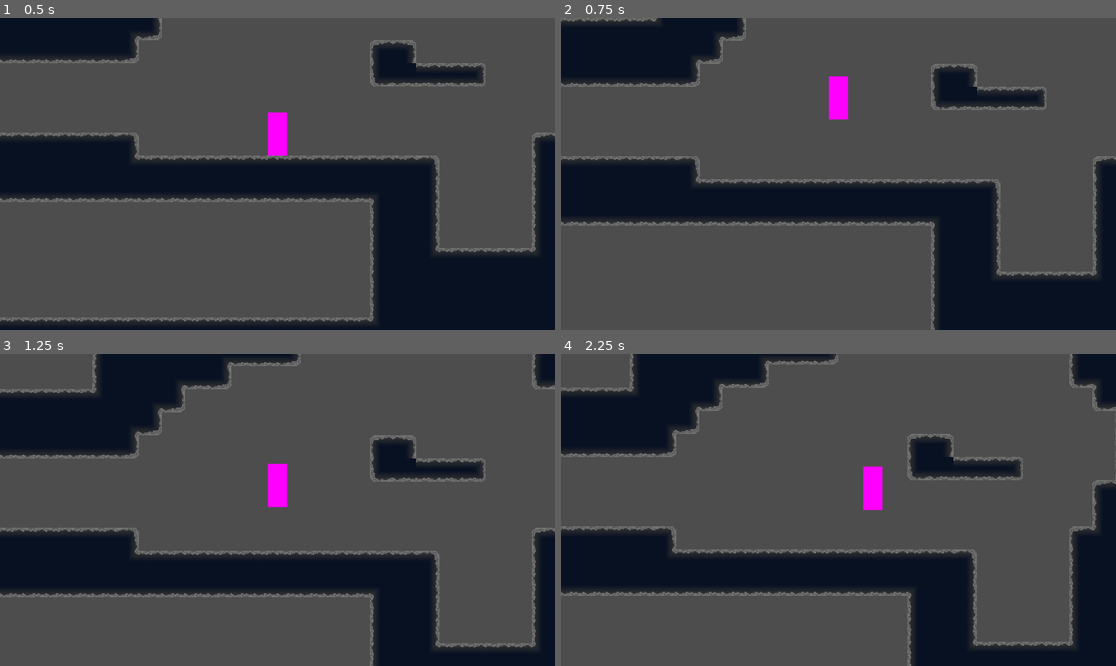
Above: before the commit, frames 1-4 (two rows, left to right).
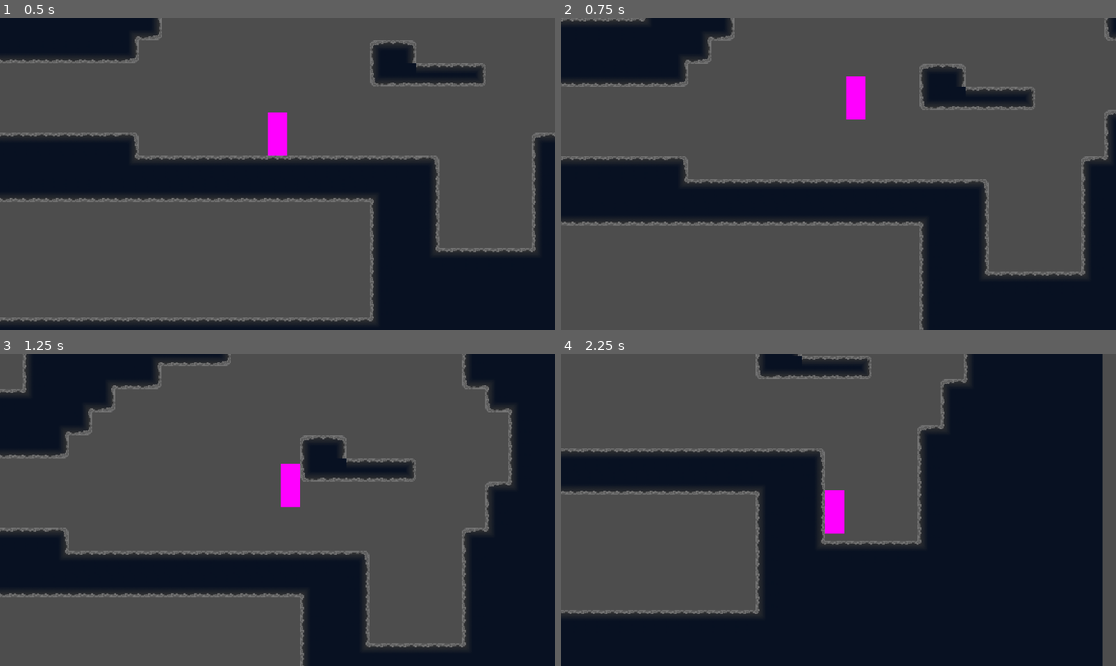
Above: after the commit, the same moments.

Repository: thebrightspark/PirateJam16-Game
Game: Godot game, scene res://Levels/main_test.tscn
Two runs of this game, one before a commit and one after it. Both use one fixed random seed, a clock stepped at 60 frames per second and the inputs below.
Inputs:
- Up to frame 1 (0.5 s): no input
- Up to frame 2 (0.75 s): hold D (Right) from 0.53 s (still down); hold Space (Jump) from 0.53 s (still down)
- Up to frame 3 (1.25 s): keep holding D (Right); keep holding Space (Jump)
- Up to frame 4 (2.25 s): release Space (Jump) at 1.28 s; tap Space (Jump) at 1.35, 1.52, 1.82 s; release D (Right) at 2.03 s; hold A (Left) from 2.03 s (still down); hold Space (Jump) from 2.03 s (still down)

Frame 1 is identical in both runs. In frame 2, 6.5% of the frame differs, in the area x 0-100%, y 0-100%; in frame 3, 29%; in frame 4, 64%.

Commit message:
Improved tilemap collisions

Diff:
--- a/Assets/TileMap/LevelTileSet_01.tres
+++ b/Assets/TileMap/LevelTileSet_01.tres
@@ -6,19 +6,12 @@
 texture = ExtResource("1_f42le")
 texture_region_size = Vector2i(24, 24)
 0:0/0 = 0
-0:0/0/physics_layer_0/polygon_0/points = PackedVector2Array(-12, -12, 12, -12, 12, 12, -12, 12)
 1:0/0 = 0
-1:0/0/physics_layer_0/polygon_0/points = PackedVector2Array(-12, -12, 12, -12, 12, 12, -12, 12)
 2:0/0 = 0
-2:0/0/physics_layer_0/polygon_0/points = PackedVector2Array(-12, -12, 12, -12, 12, 12, -12, 12)
 3:0/0 = 0
-3:0/0/physics_layer_0/polygon_0/points = PackedVector2Array(-12, -12, 12, -12, 12, 12, -12, 12)
 0:1/0 = 0
-0:1/0/physics_layer_0/polygon_0/points = PackedVector2Array(-12, -12, 12, -12, 12, 12, -12, 12)
 1:1/0 = 0
-1:1/0/physics_layer_0/polygon_0/points = PackedVector2Array(-12, -12, 12, -12, 12, 12, -12, 12)
 
 [resource]
 tile_size = Vector2i(24, 24)
-physics_layer_0/collision_layer = 1
 sources/1 = SubResource("TileSetAtlasSource_cpkel")
--- a/Levels/main_test.tscn
+++ b/Levels/main_test.tscn
@@ -1,7 +1,113 @@
-[gd_scene load_steps=5 format=4 uid="uid://duc4g66hghsk4"]
-
+[gd_scene load_steps=41 format=4 uid="uid://duc4g66hghsk4"]
+
+[ext_resource type="Script" path="res://TilemapCollisionBaker.gd" id="1_05fr6"]
 [ext_resource type="TileSet" uid="uid://un2ciuhxt1p4" path="res://Assets/TileMap/LevelTileSet_01.tres" id="1_ra72m"]
 [ext_resource type="Script" path="res://Levels/player_controller.gd" id="2_4evqx"]
+
+[sub_resource type="RectangleShape2D" id="RectangleShape2D_cwekr"]
+size = Vector2(120, 192)
+
+[sub_resource type="RectangleShape2D" id="RectangleShape2D_cdhdk"]
+size = Vector2(144, 24)
+
+[sub_resource type="RectangleShape2D" id="RectangleShape2D_l1f3t"]
+size = Vector2(168, 96)
+
+[sub_resource type="RectangleShape2D" id="RectangleShape2D_eb0oh"]
+size = Vector2(168, 48)
+
+[sub_resource type="RectangleShape2D" id="RectangleShape2D_wkcu5"]
+size = Vector2(192, 24)
+
+[sub_resource type="RectangleShape2D" id="RectangleShape2D_ijm2w"]
+size = Vector2(216, 72)
+
+[sub_resource type="RectangleShape2D" id="RectangleShape2D_mbqb4"]
+size = Vector2(360, 24)
+
+[sub_resource type="RectangleShape2D" id="RectangleShape2D_54453"]
+size = Vector2(408, 24)
+
+[sub_resource type="RectangleShape2D" id="RectangleShape2D_5a13s"]
+size = Vector2(456, 24)
+
+[sub_resource type="RectangleShape2D" id="RectangleShape2D_bkjk3"]
+size = Vector2(480, 24)
+
+[sub_resource type="RectangleShape2D" id="RectangleShape2D_3u450"]
+size = Vector2(504, 24)
+
+[sub_resource type="RectangleShape2D" id="RectangleShape2D_nm1eh"]
+size = Vector2(552, 24)
+
+[sub_resource type="RectangleShape2D" id="RectangleShape2D_cgoh5"]
+size = Vector2(312, 24)
+
+[sub_resource type="RectangleShape2D" id="RectangleShape2D_cqb87"]
+size = Vector2(624, 48)
+
+[sub_resource type="RectangleShape2D" id="RectangleShape2D_i0yb4"]
+size = Vector2(144, 24)
+
+[sub_resource type="RectangleShape2D" id="RectangleShape2D_6lhsn"]
+size = Vector2(216, 48)
+
+[sub_resource type="RectangleShape2D" id="RectangleShape2D_ncn4m"]
+size = Vector2(1056, 120)
+
+[sub_resource type="RectangleShape2D" id="RectangleShape2D_vaqs4"]
+size = Vector2(192, 24)
+
+[sub_resource type="RectangleShape2D" id="RectangleShape2D_wyryl"]
+size = Vector2(1056, 120)
+
+[sub_resource type="RectangleShape2D" id="RectangleShape2D_27st6"]
+size = Vector2(168, 24)
+
+[sub_resource type="RectangleShape2D" id="RectangleShape2D_c73tf"]
+size = Vector2(48, 24)
+
+[sub_resource type="RectangleShape2D" id="RectangleShape2D_1tnbh"]
+size = Vector2(72, 48)
+
+[sub_resource type="RectangleShape2D" id="RectangleShape2D_daksf"]
+size = Vector2(120, 24)
+
+[sub_resource type="RectangleShape2D" id="RectangleShape2D_eggov"]
+size = Vector2(120, 24)
+
+[sub_resource type="RectangleShape2D" id="RectangleShape2D_mhi5u"]
+size = Vector2(360, 24)
+
+[sub_resource type="RectangleShape2D" id="RectangleShape2D_nx402"]
+size = Vector2(360, 24)
+
+[sub_resource type="RectangleShape2D" id="RectangleShape2D_g3o13"]
+size = Vector2(360, 72)
+
+[sub_resource type="RectangleShape2D" id="RectangleShape2D_b34y8"]
+size = Vector2(312, 24)
+
+[sub_resource type="RectangleShape2D" id="RectangleShape2D_4ugl7"]
+size = Vector2(288, 24)
+
+[sub_resource type="RectangleShape2D" id="RectangleShape2D_r1may"]
+size = Vector2(192, 24)
+
+[sub_resource type="RectangleShape2D" id="RectangleShape2D_mn2qu"]
+size = Vector2(192, 96)
+
+[sub_resource type="RectangleShape2D" id="RectangleShape2D_t2biv"]
+size = Vector2(192, 120)
+
+[sub_resource type="RectangleShape2D" id="RectangleShape2D_ce35v"]
+size = Vector2(168, 24)
+
+[sub_resource type="RectangleShape2D" id="RectangleShape2D_3pm4g"]
+size = Vector2(168, 48)
+
+[sub_resource type="RectangleShape2D" id="RectangleShape2D_0qelp"]
+size = Vector2(144, 72)
 
 [sub_resource type="CapsuleShape2D" id="CapsuleShape2D_74hco"]
 
@@ -14,18 +120,170 @@
 tile_map_data = PackedByteArray("AAD6/wAAAQABAAAAAAD7/wAAAQABAAAAAAD+/wAAAQABAAAAAAD//wAAAQABAAAAAAAAAAAAAQABAAAAAAABAA …(16224 unchanged characters)…
 tile_set = ExtResource("1_ra72m")
 
-[node name="CharacterBody2D" type="CharacterBody2D" parent="TileMapLayer"]
+[node name="StaticBody2D" type="StaticBody2D" parent="TileMapLayer"]
+script = ExtResource("1_05fr6")
+tilemaplayers_nodepaths = Array[NodePath]([NodePath("..")])
+
+[node name="CollisionShape2D" type="CollisionShape2D" parent="TileMapLayer/StaticBody2D"]
+position = Vector2(-540, 0)
+shape = SubResource("RectangleShape2D_cwekr")
+
+[node name="CollisionShape2D2" type="CollisionShape2D" parent="TileMapLayer/StaticBody2D"]
+position = Vector2(-528, 108)
+shape = SubResource("RectangleShape2D_cdhdk")
+
+[node name="CollisionShape2D3" type="CollisionShape2D" parent="TileMapLayer/StaticBody2D"]
+position = Vector2(-516, -216)
+shape = SubResource("RectangleShape2D_l1f3t")
+
+[node name="CollisionShape2D4" type="CollisionShape2D" parent="TileMapLayer/StaticBody2D"]
+position = Vector2(-516, 144)
+shape = SubResource("RectangleShape2D_eb0oh")
+
+[node name="CollisionShape2D5" type="CollisionShape2D" parent="TileMapLayer/StaticBody2D"]
+position = Vector2(-504, -276)
+shape = SubResource("RectangleShape2D_wkcu5")
+
+[node name="CollisionShape2D6" type="CollisionShape2D" parent="TileMapLayer/StaticBody2D"]
+position = Vector2(-492, -324)
+shape = SubResource("RectangleShape2D_ijm2w")
+
+[node name="CollisionShape2D7" type="CollisionShape2D" parent="TileMapLayer/StaticBody2D"]
+position = Vector2(-420, -372)
+shape = SubResource("RectangleShape2D_mbqb4")
+
+[node name="CollisionShape2D8" type="CollisionShape2D" parent="TileMapLayer/StaticBody2D"]
+position = Vector2(-396, -396)
+shape = SubResource("RectangleShape2D_54453")
+
+[node name="CollisionShape2D9" type="CollisionShape2D" parent="TileMapLayer/StaticBody2D"]
+position = Vector2(-372, -108)
+shape = SubResource("RectangleShape2D_5a13s")
+
+[node name="CollisionShape2D10" type="CollisionShape2D" parent="TileMapLayer/StaticBody2D"]
+position = Vector2(-360, -132)
+shape = SubResource("RectangleShape2D_bkjk3")
+
+[node name="CollisionShape2D11" type="CollisionShape2D" parent="TileMapLayer/StaticBody2D"]
+position = Vector2(-348, -156)
+shape = SubResource("RectangleShape2D_3u450")
+
+[node name="CollisionShape2D12" type="CollisionShape2D" parent="TileMapLayer/StaticBody2D"]
+position = Vector2(-324, -420)
+shape = SubResource("RectangleShape2D_nm1eh")
+
+[node name="CollisionShape2D13" type="CollisionShape2D" parent="TileMapLayer/StaticBody2D"]
+position = Vector2(-300, -12)
+shape = SubResource("RectangleShape2D_cgoh5")
+
+[node name="CollisionShape2D14" type="CollisionShape2D" parent="TileMapLayer/StaticBody2D"]
+position = Vector2(-144, 24)
+shape = SubResource("RectangleShape2D_cqb87")
+
+[node name="CollisionShape2D15" type="CollisionShape2D" parent="TileMapLayer/StaticBody2D"]
+position = Vector2(-120, -180)
+shape = SubResource("RectangleShape2D_i0yb4")
+
+[node name="CollisionShape2D16" type="CollisionShape2D" parent="TileMapLayer/StaticBody2D"]
+position = Vector2(-84, -216)
+shape = SubResource("RectangleShape2D_6lhsn")
+
+[node name="CollisionShape2D17" type="CollisionShape2D" parent="TileMapLayer/StaticBody2D"]
+position = Vector2(-72, -492)
+shape = SubResource("RectangleShape2D_ncn4m")
+
+[node name="CollisionShape2D18" type="CollisionShape2D" parent="TileMapLayer/StaticBody2D"]
+position = Vector2(-72, -252)
+shape = SubResource("RectangleShape2D_vaqs4")
+
+[node name="CollisionShape2D19" type="CollisionShape2D" parent="TileMapLayer/StaticBody2D"]
+position = Vector2(-72, 228)
+shape = SubResource("RectangleShape2D_wyryl")
+
+[node name="CollisionShape2D20" type="CollisionShape2D" parent="TileMapLayer/StaticBody2D"]
+position = Vector2(-60, -276)
+shape = SubResource("RectangleShape2D_27st6")
+
+[node name="CollisionShape2D21" type="CollisionShape2D" parent="TileMapLayer/StaticBody2D"]
+position = Vector2(120, -108)
+shape = SubResource("RectangleShape2D_c73tf")
+
+[node name="CollisionShape2D22" type="CollisionShape2D" parent="TileMapLayer/StaticBody2D"]
+position = Vector2(132, 72)
+shape = SubResource("RectangleShape2D_1tnbh")
+
+[node name="CollisionShape2D23" type="CollisionShape2D" parent="TileMapLayer/StaticBody2D"]
+position = Vector2(156, -252)
+shape = SubResource("RectangleShape2D_daksf")
+
+[node name="CollisionShape2D24" type="CollisionShape2D" parent="TileMapLayer/StaticBody2D"]
+position = Vector2(156, -84)
+shape = SubResource("RectangleShape2D_eggov")
+
+[node name="CollisionShape2D25" type="CollisionShape2D" parent="TileMapLayer/StaticBody2D"]
+position = Vector2(276, -420)
+shape = SubResource("RectangleShape2D_mhi5u")
+
+[node name="CollisionShape2D26" type="CollisionShape2D" parent="TileMapLayer/StaticBody2D"]
+position = Vector2(276, -276)
+shape = SubResource("RectangleShape2D_nx402")
+
+[node name="CollisionShape2D27" type="CollisionShape2D" parent="TileMapLayer/StaticBody2D"]
+position = Vector2(276, 132)
+shape = SubResource("RectangleShape2D_g3o13")
+
+[node name="CollisionShape2D28" type="CollisionShape2D" parent="TileMapLayer/StaticBody2D"]
+position = Vector2(300, -396)
+shape = SubResource("RectangleShape2D_b34y8")
+
+[node name="CollisionShape2D29" type="CollisionShape2D" parent="TileMapLayer/StaticBody2D"]
+position = Vector2(312, -372)
+shape = SubResource("RectangleShape2D_4ugl7")
+
+[node name="CollisionShape2D30" type="CollisionShape2D" parent="TileMapLayer/StaticBody2D"]
+position = Vector2(360, -348)
+shape = SubResource("RectangleShape2D_r1may")
+
+[node name="CollisionShape2D31" type="CollisionShape2D" parent="TileMapLayer/StaticBody2D"]
+position = Vector2(360, -216)
+shape = SubResource("RectangleShape2D_mn2qu")
+
+[node name="CollisionShape2D32" type="CollisionShape2D" parent="TileMapLayer/StaticBody2D"]
+position = Vector2(360, 36)
+shape = SubResource("RectangleShape2D_t2biv")
+
+[node name="CollisionShape2D33" type="CollisionShape2D" parent="TileMapLayer/StaticBody2D"]
+position = Vector2(372, -156)
+shape = SubResource("RectangleShape2D_ce35v")
+
+[node name="CollisionShape2D34" type="CollisionShape2D" parent="TileMapLayer/StaticBody2D"]
+position = Vector2(372, -48)
+shape = SubResource("RectangleShape2D_3pm4g")
+
+[node name="CollisionShape2D35" type="CollisionShape2D" parent="TileMapLayer/StaticBody2D"]
+position = Vector2(384, -108)
+shape = SubResource("RectangleShape2D_0qelp")
+
+[node name="CharacterBody2D" type="CharacterBody2D" parent="."]
 position = Vector2(0, -45)
 script = ExtResource("2_4evqx")
 
-[node name="CollisionShape2D" type="CollisionShape2D" parent="TileMapLayer/CharacterBody2D"]
+[node name="CollisionShape2D" type="CollisionShape2D" parent="CharacterBody2D"]
 scale = Vector2(1, 1.5)
 shape = SubResource("CapsuleShape2D_74hco")
 
-[node name="Sprite2D" type="Sprite2D" parent="TileMapLayer/CharacterBody2D"]
+[node name="Sprite2D" type="Sprite2D" parent="CharacterBody2D"]
 texture = SubResource("PlaceholderTexture2D_nyjlq")
 
-[node name="Camera2D" type="Camera2D" parent="TileMapLayer/CharacterBody2D"]
+[node name="Camera2D" type="Camera2D" parent="CharacterBody2D"]
 position = Vector2(0, 45)
 zoom = Vector2(2, 2)
 position_smoothing_enabled = true
+
+[node name="Overlay" type="CanvasLayer" parent="."]
+
+[node name="Menu" type="Control" parent="Overlay"]
+layout_mode = 3
+anchors_preset = 0
+offset_right = 40.0
+offset_bottom = 40.0
--- a/Levels/player_controller.gd
+++ b/Levels/player_controller.gd
@@ -1,7 +1,10 @@
 extends CharacterBody2D
 
-@export var SPEED = 300.0
+@export var SPEED = 150.0
 @export var JUMP_VELOCITY = -400.0
+
+func _init() -> void:
+	floor_max_angle = deg_to_rad(0)
 
 func _physics_process(delta: float) -> void:
 	# Add the gravity.
@@ -9,14 +12,14 @@
 		velocity += get_gravity() * delta
 
 	# Handle jump.
-	if Input.is_action_just_pressed("Jump") and is_on_floor():
+	if Input.is_action_pressed("Jump") and is_on_floor():
 		velocity.y = JUMP_VELOCITY
 
-	# Get the input direction and handle the movement/deceleration.
-	# As good practice, you should replace UI actions with custom gameplay actions.
-	if Input.is_action_just_released("Left"):
-		velocity.x -= SPEED
-	elif Input.is_action_just_released("Right"):
-		velocity.x += SPEED
+	if Input.is_action_pressed("Left"):
+		velocity.x = -SPEED
+	elif Input.is_action_pressed("Right"):
+		velocity.x = SPEED
+	else:
+		velocity.x = 0
 
 	move_and_slide()
--- /dev/null
+++ b/TilemapCollisionBaker.gd
@@ -0,0 +1,173 @@
+@tool
+extends StaticBody2D
+
+## This script pre-bakes collisions for square tilemaps, therefore optimizing code
+## and getting rid of weird physics bugs!
+##
+## How it works TLDR:
+## This script finds the position of every tile on the layer you've selected from the top left
+## It then goes to the right until it reaches an edge, then created a rectange CollisionShape2D
+##    and places it in the correct position and size. It keeps doing this until it reaches the end.
+## For further optimizations, it combines different rows of CollisionShapes if
+##    they are the same size.
+
+## Your TileMapLayer Nodes
+@export var tilemaplayers_nodepaths: Array[NodePath]
+
+## Whether or not you want the children of this node to be deleted on run or not.
+## Be careful with this!
+@export var delete_children_on_run: bool = true
+
+## A fake button to run the code. Bakes collisions and adds colliders as children to this node!
+@export var run_script: bool = false : set = run_code
+
+func run_code(_fake_bool = null):
+	if delete_children_on_run:
+		delete_children()
+
+	if tilemaplayers_nodepaths.is_empty():
+		print("Hey, you forgot to add tilemaplayers to bake!")
+		return
+
+	for tile_map_path: NodePath in tilemaplayers_nodepaths:
+		var tile_map: TileMapLayer = get_node(tile_map_path)
+		if tile_map == null:
+			print("Hey, there's a null TileMapLayer in your nodepaths!")
+			return
+
+		bake_tilemaplayer(tile_map)
+
+func bake_tilemaplayer(tile_map: TileMapLayer):
+	var tile_size = tile_map.tile_set.tile_size
+	var tilemap_locations = tile_map.get_used_cells()
+
+	if tilemap_locations.size() == 0:
+		print("Hey, this tilemap layer is empty!")
+		return
+
+	# I use .pop_back() to go through the array, so I sort them from bottom right to top left.
+	tilemap_locations.sort_custom(sortVectorsByY)
+
+	var last_loc: Vector2i = Vector2i(-99999, -99999)
+	var size: Vector2i = Vector2i(1, 1)
+	var xMarginStart = 0
+
+	print("Starting first pass (Creating initial colliders)...")
+
+	var first_colliders_arr = []
+	## First pass: add horizontal rect colliders starting from the top left
+	while true:
+		var temp_loc = tilemap_locations.pop_back()
+
+		if temp_loc == null:
+			# Add the last collider and break out of loop
+			var newXPos = (xMarginStart + abs(last_loc.x - xMarginStart) / 2.0 + 0.5) * tile_size.x
+			@warning_ignore("integer_division")
+			var newYPos = last_loc.y * tile_size.y - (-tile_size.y / 2)
+			first_colliders_arr.append(createCollisionShape(Vector2i(newXPos, newYPos), size, tile_size))
+			print("Finished calculating first pass!")
+			break
+
+		if last_loc == Vector2i(-99999, -99999):
+			last_loc = temp_loc
+			xMarginStart = temp_loc.x
+			continue
+
+		if last_loc.y == temp_loc.y and abs(last_loc.x - temp_loc.x) == 1:
+			size += Vector2i(1,0)
+		else:
+			var newXPos = (xMarginStart + abs(last_loc.x - xMarginStart) / 2.0 + 0.5) * tile_size.x
+			@warning_ignore("integer_division")
+			var newYPos = last_loc.y * tile_size.y - (-tile_size.y / 2)
+			first_colliders_arr.append(createCollisionShape(Vector2i(newXPos, newYPos), size, tile_size))
+			size = Vector2i(1, 1)
+			xMarginStart = temp_loc.x
+			#print("New row placed at (%s, %s)" % [newXPos, newYPos])
+
+		last_loc = temp_loc
+
+	## Sort collider nodes for use in second pass
+	first_colliders_arr.sort_custom(sortNodesByX)
+
+	var last_collider_pos: Vector2 = Vector2(-99999, -99999)
+	var last_collider
+	var colliders_to_merge = 1 # Used to count how many colliders will merge
+
+	var second_colliders_arr = []
+
+	print("Starting second pass (Merging colliders)...")
+
+	## Second pass: Merge colliders that are on top of eachother and are the same size
+	while true:
+		var temp_collider = first_colliders_arr.pop_back()
+
+		if temp_collider == null:
+			# Add final merged collider and break
+			last_collider.shape.size.y = tile_size.y * colliders_to_merge
+			last_collider.position.y -= (colliders_to_merge / 2.0 - 0.5) * tile_size.y
+			second_colliders_arr.append(last_collider)
+
+			print("Finished baking tilemap collisions!")
+			break
+
+		if last_collider_pos == Vector2(-99999, -99999):
+			last_collider_pos = temp_collider.position
+			last_collider = temp_collider
+			continue
+
+		var tile_y_distance = abs(temp_collider.position.y - last_collider_pos.y) / tile_size.y
+		if last_collider_pos.x == temp_collider.position.x and tile_y_distance == 1 and temp_collider.shape.size.x == last_collider.shape.size.x:
+			#print("Adding 1 to the merge")
+			colliders_to_merge += 1
+			last_collider_pos = temp_collider.position
+		else:
+			#print("Merging %s colliders" % colliders_to_merge)
+			last_collider_pos = temp_collider.position
+			last_collider.shape.size.y = tile_size.y * colliders_to_merge
+			last_collider.position.y -= (colliders_to_merge / 2.0 - 0.5) * tile_size.y
+			second_colliders_arr.append(last_collider)
+
+			colliders_to_merge = 1
+
+		last_collider = temp_collider
+
+	## Adds all colliders as children to this node
+	for collider in second_colliders_arr:
+		add_child(collider, true)
+		collider.owner = get_tree().edited_scene_root
+
+		## Sets the collider to position itself on top of the layer (if the tilemaplayer has been moved)
+		collider.position += tile_map.position
+
+
+func createCollisionShape(pos, size, tile_size) -> CollisionShape2D:
+	var collisionShape = CollisionShape2D.new()
+	var rectangleShape = RectangleShape2D.new()
+
+	rectangleShape.size = size * tile_size
+	collisionShape.set_shape(rectangleShape)
+	collisionShape.position = pos
+
+	return collisionShape
+
+func delete_children():
+	for child in get_children():
+		child.queue_free()
+
+## Sorts array of vectors in ascending order with respect to Y
+func sortVectorsByY(a, b):
+	if a.y > b.y:
+		return true
+	if a.y == b.y:
+		if a.x > b.x:
+			return true
+	return false
+
+## Sorts array of nodes in ascending order with respects to position
+func sortNodesByX(a, b):
+	if a.position.x > b.position.x:
+		return true
+	if a.position.x == b.position.x:
+		if a.position.y > b.position.y:
+			return true
+	return false
--- a/project.godot
+++ b/project.godot
@@ -53,6 +53,10 @@
 ]
 }
 
+[physics]
+
+2d/solver/contact_max_allowed_penetration=0.01
+
 [rendering]
 
 textures/canvas_textures/default_texture_filter=0
